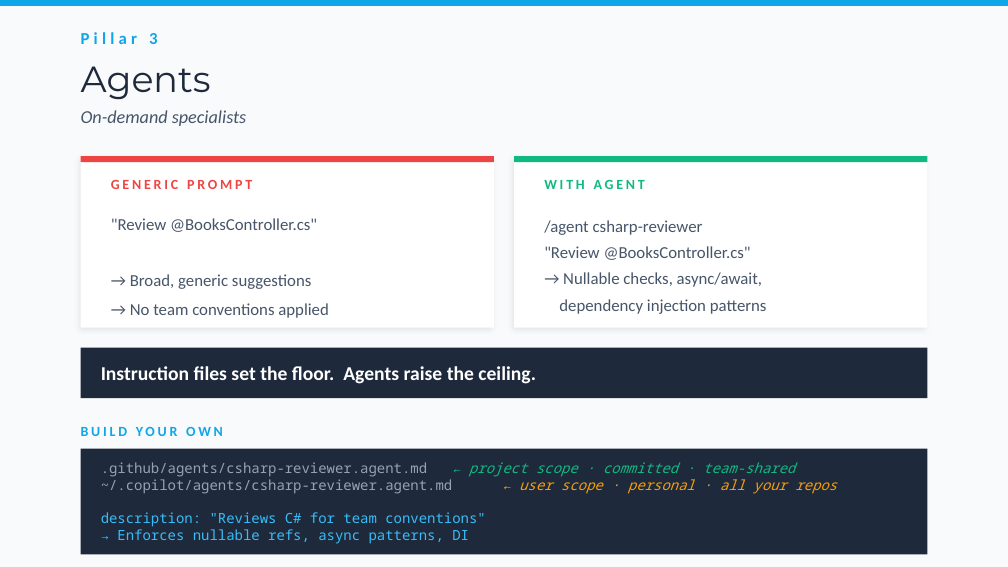
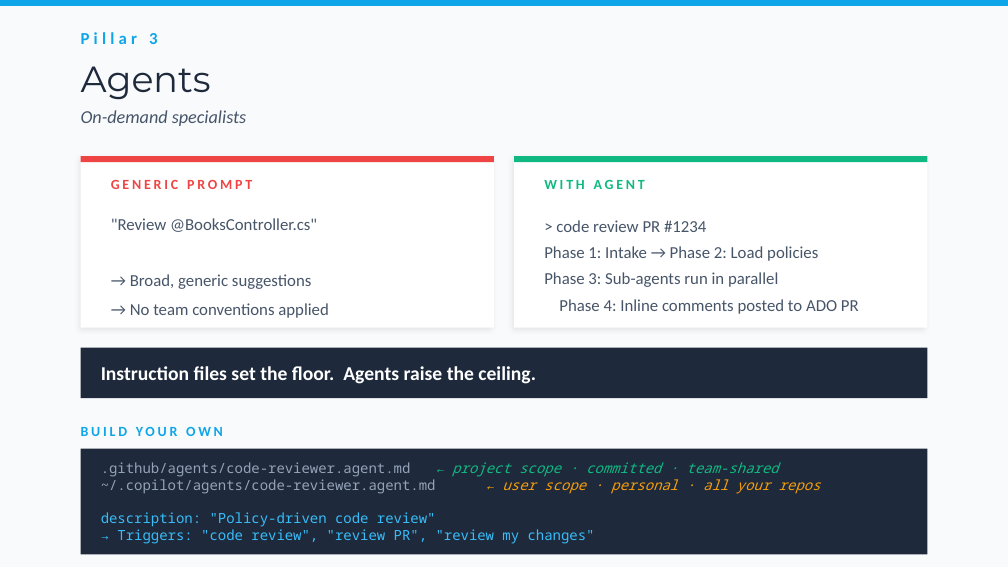
Before and after one commit to bubuding0809/copilot-cli-for-beginners, a slide deck: slide 9 of WORKSHOP-PRESENTATION.pptx. Drawn at 1008x567 pixels with LibreOffice and Linux fonts; fonts in the diff are those of the drawing. Boxes give left, top, right and bottom in pixels: in the first picture for what was removed or moved away, otherwise in the second. Text is boxed around its words. In the diff, an @@ line names an element or a change of style, - is before the commit and + after.

```diff
--- a/WORKSHOP-PRESENTATION.pptx
+++ b/WORKSHOP-PRESENTATION.pptx
@@ text at (544, 220, 859, 314): text changed @@
-/agent csharp-reviewer
-"Review @BooksController.cs"
-→ Nullable checks, async/await,
-dependency injection patterns
+> code review PR #1234
+Phase 1: Intake → Phase 2: Load policies
+Phase 3: Sub-agents run in parallel
+Phase 4: Inline comments posted to ADO PR
@@ text at (101, 462, 821, 544): text changed; text colour #94A3B8 to #38BDF8 @@
-.github/agents/csharp-reviewer.agent.md ← project scope · committed · team-shared
-~/.copilot/agents/csharp-reviewer.agent.md ← user scope · personal · all your repos
-description: "Reviews C# for team conventions"
-→ Enforces nullable refs, async patterns, DI
+.github/agents/code-reviewer.agent.md ← project scope · committed · team-shared
+~/.copilot/agents/code-reviewer.agent.md ← user scope · personal · all your repos
+description: "Policy-driven code review"
+→ Triggers: "code review", "review PR", "review my changes"
```
Also in this commit, not shown: 12 other slides changed, 1 slide added, 2 slides removed, 3 other files.
